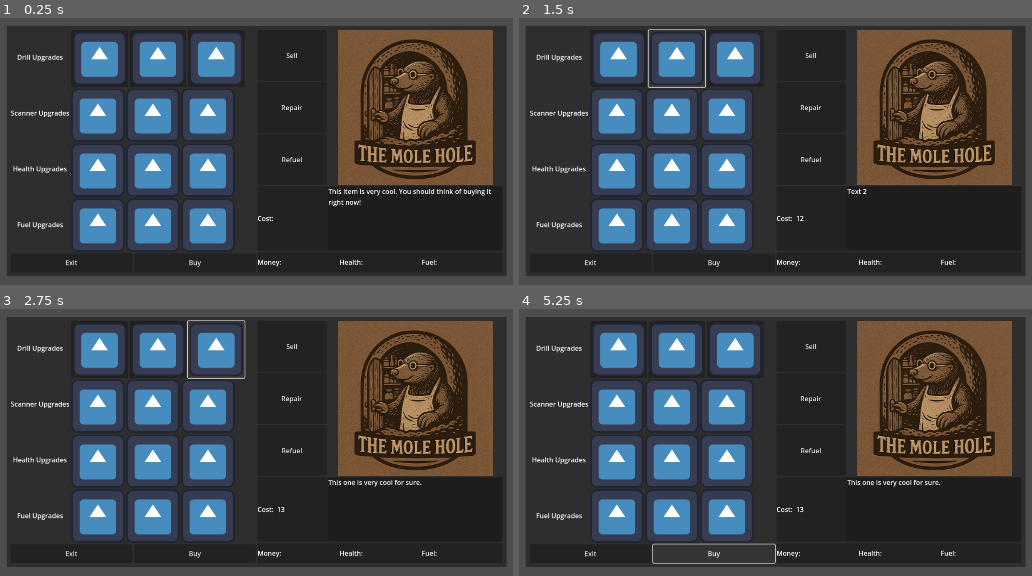
Above: before the commit, frames 1-4 (two rows, left to right).
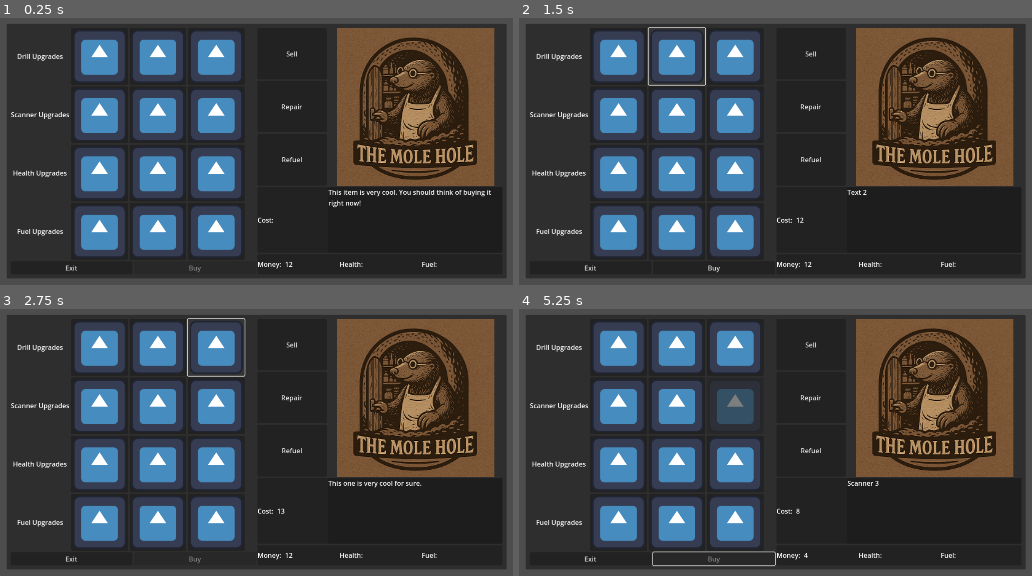
Above: after the commit, the same moments.

Repository: VileOar/ludum-dare-57
Game: Godot game, scene res://src/gui/shop.tscn
Two runs of this game, one before a commit and one after it. Both use one fixed random seed, a clock stepped at 60 frames per second and the inputs below. This scene is started directly instead of the project's main scene. The engine's default icon, where the game draws it, is replaced by a stand-in: a white triangle on a blue panel in a dark square.
Inputs (mouse positions are in pixels of both pictures, inside the frame that each line leads up to):
- Up to frame 1 (0.25 s): no input
- Up to frame 2 (1.5 s): click (616, 58) at 0.52 s; click (678, 58) at 1.27 s
- Up to frame 3 (2.75 s): click (215, 349) at 2.02 s
- Up to frame 4 (5.25 s): click (616, 405) at 2.77 s; click (672, 405) at 3.52 s; click (729, 405) at 4.27 s; click "Buy" at 5 s

The runs differ from the first frame. In frame 1, 18% of the frame differs, in the area x 1-99%, y 2-98%; in frame 2, 18%; in frame 3, 18%; in frame 4, 18%.

Commit message:
Added buying upgrades logic

Diff:
--- a/src/autoloads/Global.gd
+++ b/src/autoloads/Global.gd
@@ -4,7 +4,42 @@
 
 var rng: RandomNumberGenerator
 
+var _currency := 12
+
+var _current_upgrades = {}
+
+enum Upgrades {
+	HEALTH_1,
+	HEALTH_2,
+	HEALTH_3,
+	FUEL_1,
+	FUEL_2,
+	FUEL_3,
+	DRILL_1,
+	DRILL_2,
+	DRILL_3,
+	SCANNER_1,
+	SCANNER_2,
+	SCANNER_3,
+}
+
 
 func _ready() -> void:
 	randomize()
 	rng = RandomNumberGenerator.new()
+
+	for upgrade in Upgrades.values():
+		_current_upgrades[upgrade] = 0
+
+
+func set_currency(delta: int):
+	_currency = max(_currency + delta, 0)
+	Signals.currency_changed.emit(_currency)
+
+
+func get_currency() -> int:
+	return _currency
+
+
+func add_upgrade(upgrade_type):
+	_current_upgrades[upgrade_type] = 1;
--- a/src/autoloads/Signals.gd
+++ b/src/autoloads/Signals.gd
@@ -3,4 +3,7 @@
 
 ## sent when a game stat is altered
 @warning_ignore("unused_signal")
-signal upgrade_selected(type, cost:int, text)
+signal upgrade_selected(type, cost:int, text, button_ref)
+
+@warning_ignore("unused_signal")
+signal currency_changed(value:int)
--- a/src/gui/shop.gd
+++ b/src/gui/shop.gd
@@ -2,12 +2,49 @@
 
 @onready var _description_label: Label = %Description
 @onready var _cost_label: Label = %CostValue
+@onready var _buy_button: Button = %BuyButton
+@onready var _money_label: Label = %MoneyValue
+
+var _current_cost := 0
+var _current_upgrade_selected : Global.Upgrades
+var _current_btn : Button
 
 
 func _ready():
 	Signals.upgrade_selected.connect(_on_upgrade_selected)
+	Signals.currency_changed.connect(_set_money_label)
 
-func _on_upgrade_selected(type, cost, text2):
-	_description_label.text = text2
-	print(text2)
+	_set_money_label(Global.get_currency())
+
+
+func _on_upgrade_selected(type, cost, text, btn_ref):
+	_description_label.text = text
 	_cost_label.text = str(cost)
+
+	_current_cost = cost
+	_current_upgrade_selected = type
+	_current_btn = btn_ref
+
+	_refresh_buy_button_state()
+
+
+func _on_buy_button_pressed():
+	if _current_btn != null:
+		Global.add_upgrade(_current_upgrade_selected)
+		_current_btn.disabled = true;
+		Global.set_currency(-_current_cost)
+
+		_current_btn = null
+		_refresh_buy_button_state()
+
+
+func _set_money_label(new_value: int):
+	_money_label.text = str(new_value)
+
+
+func _refresh_buy_button_state():
+	if _current_btn == null:
+		_buy_button.disabled = true
+		return
+	else:
+		_buy_button.disabled = !(Global.get_currency() >= _current_cost)
--- a/src/gui/shop.tscn
+++ b/src/gui/shop.tscn
@@ -1,7 +1,6 @@
-[gd_scene load_steps=5 format=3 uid="uid://cs44endvqv7tw"]
+[gd_scene load_steps=4 format=3 uid="uid://cs44endvqv7tw"]
 
 [ext_resource type="Script" uid="uid://s3ouk3248eaw" path="res://src/gui/shop.gd" id="1_bs6l6"]
-[ext_resource type="Texture2D" uid="uid://b0d2d3m31rro1" path="res://icon.svg" id="1_fipq1"]
 [ext_resource type="PackedScene" uid="uid://dclmc4j02l3sc" path="res://src/gui/UpgradeButton.tscn" id="1_seu2g"]
 [ext_resource type="Texture2D" uid="uid://cb18oyfhvlb1m" path="res://assets/gui/shop_banner.png" id="2_seu2g"]
 
@@ -88,61 +87,81 @@
 [node name="Button" parent="PanelContainer/MarginContainer/HBoxContainer/VBoxContainer/HBoxContainer/VBoxContainer/HBoxContainer" instance=ExtResource("1_seu2g")]
 layout_mode = 2
 description = "Text 1"
+type = 6
 
 [node name="Button2" parent="PanelContainer/MarginContainer/HBoxContainer/VBoxContainer/HBoxContainer/VBoxContainer/HBoxContainer" instance=ExtResource("1_seu2g")]
 layout_mode = 2
 description = "Text 2"
 cost = 12
+type = 7
 
 [node name="Button3" parent="PanelContainer/MarginContainer/HBoxContainer/VBoxContainer/HBoxContainer/VBoxContainer/HBoxContainer" instance=ExtResource("1_seu2g")]
 layout_mode = 2
 description = "This one is very cool for sure."
 cost = 13
+type = 8
 
 [node name="HBoxContainer2" type="HBoxContainer" parent="PanelContainer/MarginContainer/HBoxContainer/VBoxContainer/HBoxContainer/VBoxContainer"]
 layout_mode = 2
 
-[node name="TextureButton" type="TextureButton" parent="PanelContainer/MarginContainer/HBoxContainer/VBoxContainer/HBoxContainer/VBoxContainer/HBoxContainer2"]
-layout_mode = 2
-texture_normal = ExtResource("1_fipq1")
-
-[node name="TextureButton2" type="TextureButton" parent="PanelContainer/MarginContainer/HBoxContainer/VBoxContainer/HBoxContainer/VBoxContainer/HBoxContainer2"]
-layout_mode = 2
-texture_normal = ExtResource("1_fipq1")
-
-[node name="TextureButton3" type="TextureButton" parent="PanelContainer/MarginContainer/HBoxContainer/VBoxContainer/HBoxContainer/VBoxContainer/HBoxContainer2"]
-layout_mode = 2
-texture_normal = ExtResource("1_fipq1")
+[node name="Button" parent="PanelContainer/MarginContainer/HBoxContainer/VBoxContainer/HBoxContainer/VBoxContainer/HBoxContainer2" instance=ExtResource("1_seu2g")]
+layout_mode = 2
+description = "Scanner 1"
+cost = 2
+type = 9
+
+[node name="Button2" parent="PanelContainer/MarginContainer/HBoxContainer/VBoxContainer/HBoxContainer/VBoxContainer/HBoxContainer2" instance=ExtResource("1_seu2g")]
+layout_mode = 2
+description = "Scanner 2"
+cost = 2
+type = 10
+
+[node name="Button3" parent="PanelContainer/MarginContainer/HBoxContainer/VBoxContainer/HBoxContainer/VBoxContainer/HBoxContainer2" instance=ExtResource("1_seu2g")]
+layout_mode = 2
+description = "Scanner 3"
+cost = 8
+type = 11
 
 [node name="HBoxContainer3" type="HBoxContainer" parent="PanelContainer/MarginContainer/HBoxContainer/VBoxContainer/HBoxContainer/VBoxContainer"]
 layout_mode = 2
 
-[node name="TextureButton" type="TextureButton" parent="PanelContainer/MarginContainer/HBoxContainer/VBoxContainer/HBoxContainer/VBoxContainer/HBoxContainer3"]
-layout_mode = 2
-texture_normal = ExtResource("1_fipq1")
-
-[node name="TextureButton2" type="TextureButton" parent="PanelContainer/MarginContainer/HBoxContainer/VBoxContainer/HBoxContainer/VBoxContainer/HBoxContainer3"]
-layout_mode = 2
-texture_normal = ExtResource("1_fipq1")
-
-[node name="TextureButton3" type="TextureButton" parent="PanelContainer/MarginContainer/HBoxContainer/VBoxContainer/HBoxContainer/VBoxContainer/HBoxContainer3"]
-layout_mode = 2
-texture_normal = ExtResource("1_fipq1")
+[node name="Button" parent="PanelContainer/MarginContainer/HBoxContainer/VBoxContainer/HBoxContainer/VBoxContainer/HBoxContainer3" instance=ExtResource("1_seu2g")]
+layout_mode = 2
+description = "Health 1"
+cost = 1
+
+[node name="Button2" parent="PanelContainer/MarginContainer/HBoxContainer/VBoxContainer/HBoxContainer/VBoxContainer/HBoxContainer3" instance=ExtResource("1_seu2g")]
+layout_mode = 2
+description = "Health 2"
+cost = 4
+type = 1
+
+[node name="Button3" parent="PanelContainer/MarginContainer/HBoxContainer/VBoxContainer/HBoxContainer/VBoxContainer/HBoxContainer3" instance=ExtResource("1_seu2g")]
+layout_mode = 2
+description = "Health 3"
+cost = 8
+type = 2
 
 [node name="HBoxContainer4" type="HBoxContainer" parent="PanelContainer/MarginContainer/HBoxContainer/VBoxContainer/HBoxContainer/VBoxContainer"]
 layout_mode = 2
 
-[node name="TextureButton" type="TextureButton" parent="PanelContainer/MarginContainer/HBoxContainer/VBoxContainer/HBoxContainer/VBoxContainer/HBoxContainer4"]
-layout_mode = 2
-texture_normal = ExtResource("1_fipq1")
-
-[node name="TextureButton2" type="TextureButton" parent="PanelContainer/MarginContainer/HBoxContainer/VBoxContainer/HBoxContainer/VBoxContainer/HBoxContainer4"]
-layout_mode = 2
-texture_normal = ExtResource("1_fipq1")
-
-[node name="TextureButton3" type="TextureButton" parent="PanelContainer/MarginContainer/HBoxContainer/VBoxContainer/HBoxContainer/VBoxContainer/HBoxContainer4"]
-layout_mode = 2
-texture_normal = ExtResource("1_fipq1")
+[node name="Button" parent="PanelContainer/MarginContainer/HBoxContainer/VBoxContainer/HBoxContainer/VBoxContainer/HBoxContainer4" instance=ExtResource("1_seu2g")]
+layout_mode = 2
+description = "Fuel 1"
+cost = 2
+type = 3
+
+[node name="Button2" parent="PanelContainer/MarginContainer/HBoxContainer/VBoxContainer/HBoxContainer/VBoxContainer/HBoxContainer4" instance=ExtResource("1_seu2g")]
+layout_mode = 2
+description = "Fuel 2"
+cost = 3
+type = 4
+
+[node name="Button3" parent="PanelContainer/MarginContainer/HBoxContainer/VBoxContainer/HBoxContainer/VBoxContainer/HBoxContainer4" instance=ExtResource("1_seu2g")]
+layout_mode = 2
+description = "Fuel 3"
+cost = 6
+type = 5
 
 [node name="HBoxContainer5" type="HBoxContainer" parent="PanelContainer/MarginContainer/HBoxContainer/VBoxContainer"]
 layout_mode = 2
@@ -154,8 +173,10 @@
 text = "Exit"
 
 [node name="BuyButton" type="Button" parent="PanelContainer/MarginContainer/HBoxContainer/VBoxContainer/HBoxContainer5"]
-layout_mode = 2
-size_flags_horizontal = 3
+unique_name_in_owner = true
+layout_mode = 2
+size_flags_horizontal = 3
+disabled = true
 text = "Buy
 "
 
@@ -247,6 +268,7 @@
 text = "Money: "
 
 [node name="MoneyValue" type="Label" parent="PanelContainer/MarginContainer/HBoxContainer/VBoxContainer2/PanelContainer2/HBoxContainer2/HBoxContainer"]
+unique_name_in_owner = true
 layout_mode = 2
 
 [node name="HBoxContainer2" type="HBoxContainer" parent="PanelContainer/MarginContainer/HBoxContainer/VBoxContainer2/PanelContainer2/HBoxContainer2"]
@@ -270,3 +292,5 @@
 
 [node name="FuelValue" type="Label" parent="PanelContainer/MarginContainer/HBoxContainer/VBoxContainer2/PanelContainer2/HBoxContainer2/HBoxContainer3"]
 layout_mode = 2
+
+[connection signal="pressed" from="PanelContainer/MarginContainer/HBoxContainer/VBoxContainer/HBoxContainer5/BuyButton" to="." method="_on_buy_button_pressed"]
--- a/src/gui/upgrade_button.gd
+++ b/src/gui/upgrade_button.gd
@@ -3,8 +3,12 @@
 
 @export var description : String
 @export var cost := 10
-#@export var type : UpgradeEnum
+@export var type : Global.Upgrades
+
+
+func _ready():
+	disabled = (Global._current_upgrades[type] == 1)
 
 
 func _on_pressed():
-	Signals.upgrade_selected.emit(0, cost, description)
+	Signals.upgrade_selected.emit(type, cost, description, self)
